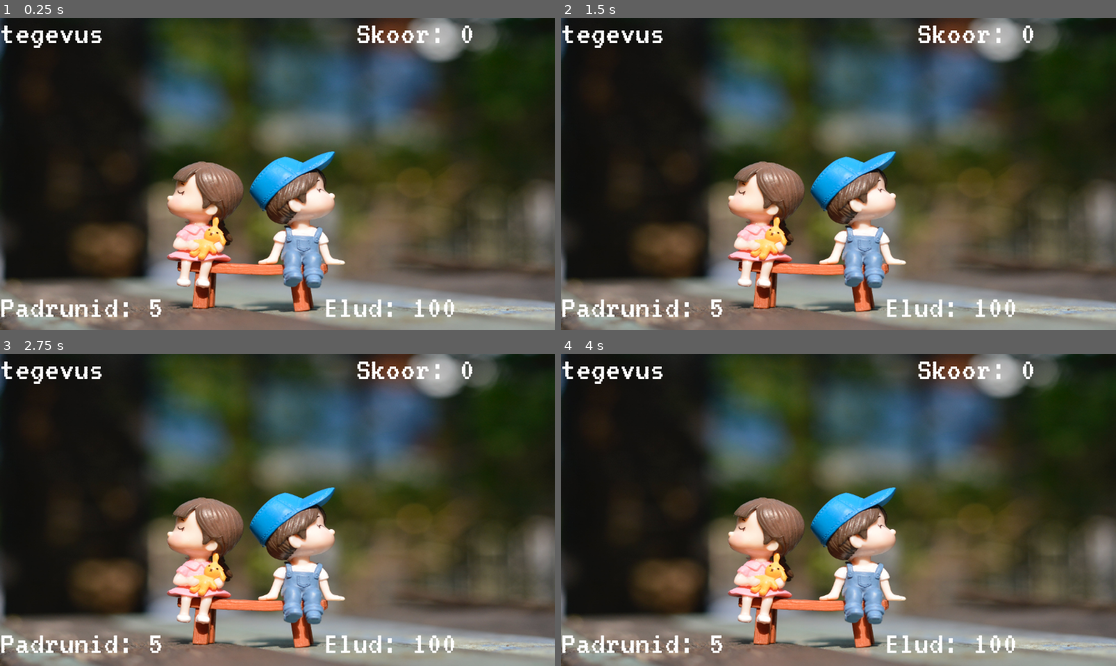
Above: before the commit, frames 1-4 (two rows, left to right).
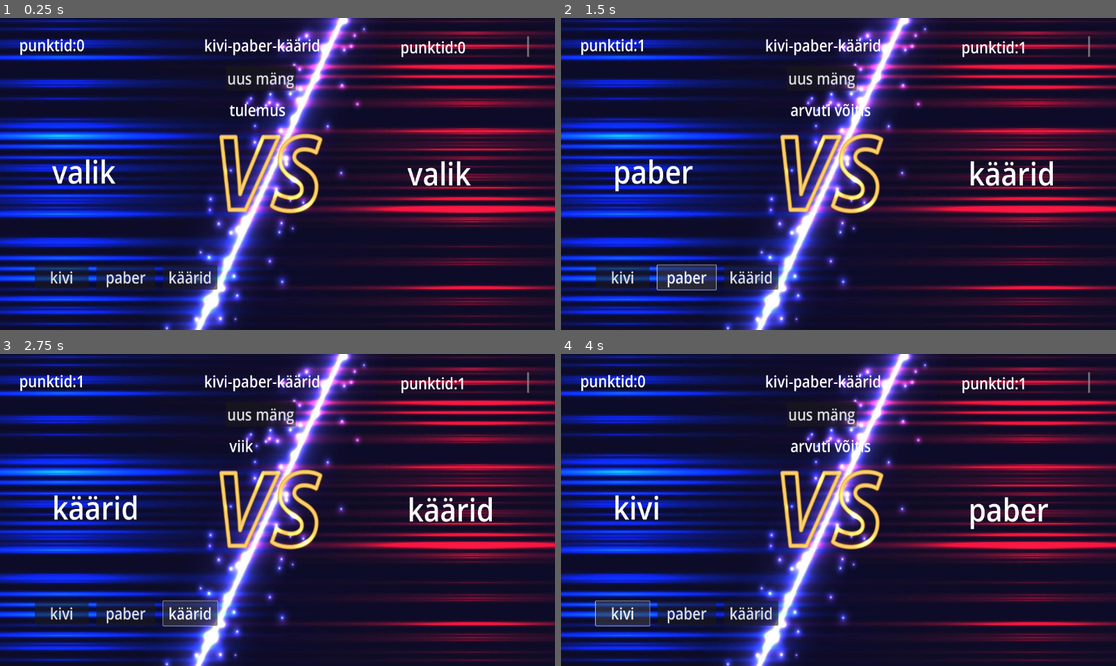
Above: after the commit, the same moments.

Repository: joosepalasoo/GoDot-harjutused
Game: Godot game, scene res://harjutus8.tscn
The game is run twice, just before and just after one commit, with the same random seed, the same clock (stepped at 60 frames per second) and the same inputs. Before the commit the project starts from res://harjutused.tscn.
Inputs (mouse positions are in pixels of both pictures, inside the frame that each line leads up to):
- Up to frame 1 (0.25 s): no input
- Up to frame 2 (1.5 s): click (622, 276) at 0.5 s, where only the run after the commit has a clickable "kivi"; click (688, 276) at 1.25 s, where only the run after the commit has a clickable "paber"
- Up to frame 3 (2.75 s): click (188, 612) at 2 s, where only the run after the commit has a clickable "käärid"
- Up to frame 4 (4 s): click (821, 413) at 2.75 s, where only the run after the commit has a clickable "uus mäng"; click (622, 612) at 3.5 s, where only the run after the commit has a clickable "kivi"

The runs differ from the first frame. In frame 1, 96% of the frame differs, in the area x 0-100%, y 0-100%; in frame 2, 96%; in frame 3, 96%; in frame 4, 96%.

Commit message:
kõik olemas
juhuuuu

Diff:
--- a/harjutus8.gd
+++ b/harjutus8.gd
@@ -1,5 +1,11 @@
+#joosep alasoo
+#harjutus 8
+#26.03.24
+
+
 extends Node2D
-
+var vaenlasepunktid = 0
+var punktid = 0
 
 # Called when the node enters the scene tree for the first time.
 func _ready():
@@ -8,4 +14,44 @@
 
 # Called every frame. 'delta' is the elapsed time since the previous frame.
 func _process(delta):
-	pass
+	$Sprite2D/punktid.text= "punktid:"+str(punktid)
+	$Sprite2D/vaenlasepunktid.text= "punktid:"+str(vaenlasepunktid)
+func game(valik):
+	var valikud=["kivi","paber","käärid"]
+	var arvutivalik = valikud[randi() % valikud.size()]
+	print("kasutaja valik:"+valik)
+	$Sprite2D/arvutivalik.text=arvutivalik
+	if valik==arvutivalik:
+		$Sprite2D/tulemus.text= "viik"
+	elif valik=="kivi" && arvutivalik=="paber":
+		$Sprite2D/tulemus.text= "arvuti võitis"
+		vaenlasepunktid+=1
+	elif valik=="paber" && arvutivalik=="käärid":
+		$Sprite2D/tulemus.text= "arvuti võitis"
+		vaenlasepunktid+=1
+	elif valik=="käärid" && arvutivalik=="kivi":
+		$Sprite2D/tulemus.text= "arvuti võitis"
+		vaenlasepunktid+=1
+	else:
+		$Sprite2D/tulemus.text= "mängija võitis"
+		punktid+=1
+	if punktid == 10 || vaenlasepunktid==10:
+		$Sprite2D/tulemus.text= "GAME OVER"
+		get_tree().paused = true
+func _on_uusmang_pressed():
+	get_tree().reload_current_scene()
+
+
+func _on_kaarid_pressed():
+	$Sprite2D/valik.text="käärid"
+	game("käärid")
+
+
+func _on_paber_pressed():
+	$Sprite2D/valik.text="paber"
+	game("paber")
+
+
+func _on_kivi_pressed():
+	$Sprite2D/valik.text="kivi"
+	game("kivi")
--- a/harjutus8.tscn
+++ b/harjutus8.tscn
@@ -17,25 +17,82 @@
 offset_top = -440.0
 offset_right = -514.0
 offset_bottom = -369.0
+theme_override_font_sizes/normal_font_size = 50
+text = "punktid:"
 
-[node name="punktid2" type="RichTextLabel" parent="Sprite2D"]
-offset_right = 40.0
-offset_bottom = 40.0
+[node name="vaenlasepunktid" type="RichTextLabel" parent="Sprite2D"]
+offset_left = 434.0
+offset_top = -433.0
+offset_right = 889.0
+offset_bottom = -366.0
+theme_override_font_sizes/normal_font_size = 50
+text = "punktid:"
 
 [node name="tulemus" type="RichTextLabel" parent="Sprite2D"]
-offset_right = 40.0
-offset_bottom = 40.0
+offset_left = -170.139
+offset_top = -235.926
+offset_right = 152.861
+offset_bottom = -155.926
+theme_override_font_sizes/normal_font_size = 50
+text = "tulemus"
 
 [node name="valik" type="RichTextLabel" parent="Sprite2D"]
-offset_right = 40.0
-offset_bottom = 40.0
+offset_left = -796.25
+offset_top = -77.1297
+offset_right = -233.25
+offset_bottom = 99.8703
+theme_override_font_sizes/normal_font_size = 100
+text = "valik"
 
-[node name="valik2" type="RichTextLabel" parent="Sprite2D"]
-offset_right = 40.0
-offset_bottom = 40.0
+[node name="arvutivalik" type="RichTextLabel" parent="Sprite2D"]
+offset_left = 459.375
+offset_top = -71.0803
+offset_right = 915.375
+offset_bottom = 81.9197
+theme_override_font_sizes/normal_font_size = 100
+text = "valik"
 
 [node name="KPK" type="RichTextLabel" parent="Sprite2D"]
-offset_left = -299.444
-offset_top = 146.698
-offset_right = -259.444
-offset_bottom = 186.698
+offset_left = -258.611
+offset_top = -438.581
+offset_right = 171.389
+offset_bottom = -338.581
+theme_override_font_sizes/normal_font_size = 50
+text = "kivi-paber-käärid"
+
+[node name="kivi" type="Button" parent="Sprite2D"]
+offset_left = -857.5
+offset_top = 285.834
+offset_right = -667.5
+offset_bottom = 362.834
+theme_override_font_sizes/font_size = 50
+text = "kivi"
+
+[node name="paber" type="Button" parent="Sprite2D"]
+offset_left = -640.0
+offset_top = 286.0
+offset_right = -432.0
+offset_bottom = 363.0
+theme_override_font_sizes/font_size = 50
+text = "paber"
+
+[node name="kaarid" type="Button" parent="Sprite2D"]
+offset_left = -403.229
+offset_top = 285.834
+offset_right = -213.229
+offset_bottom = 362.834
+theme_override_font_sizes/font_size = 50
+text = "käärid"
+
+[node name="uusmang" type="Button" parent="Sprite2D"]
+offset_left = -182.049
+offset_top = -338.766
+offset_right = 63.9514
+offset_bottom = -261.766
+theme_override_font_sizes/font_size = 50
+text = "uus mäng"
+
+[connection signal="pressed" from="Sprite2D/kivi" to="." method="_on_kivi_pressed"]
+[connection signal="pressed" from="Sprite2D/paber" to="." method="_on_paber_pressed"]
+[connection signal="pressed" from="Sprite2D/kaarid" to="." method="_on_kaarid_pressed"]
+[connection signal="pressed" from="Sprite2D/uusmang" to="." method="_on_uusmang_pressed"]
--- a/project.godot
+++ b/project.godot
@@ -11,7 +11,7 @@
 [application]
 
 config/name="Godot_harjutused_joosep"
-run/main_scene="res://harjutused.tscn"
+run/main_scene="res://harjutus8.tscn"
 config/features=PackedStringArray("4.2", "GL Compatibility")
 config/icon="res://icon.svg"
 
Binary file added: KPK.apple-touch-icon.png
Not shown, added: KPK.apple-touch-icon.png.import
Binary file added: KPK.icon.png
Not shown, added: KPK.icon.png.import
Binary file added: KPK.png
Not shown, added: KPK.png.import
Not shown, added: export_presets.cfg
Binary file added: weeb/KPK.apple-touch-icon.png
Not shown, added: weeb/KPK.apple-touch-icon.png.import
Binary file added: weeb/KPK.icon.png
Not shown, added: weeb/KPK.icon.png.import
Binary file added: weeb/KPK.png
(and 20 more such lines)
